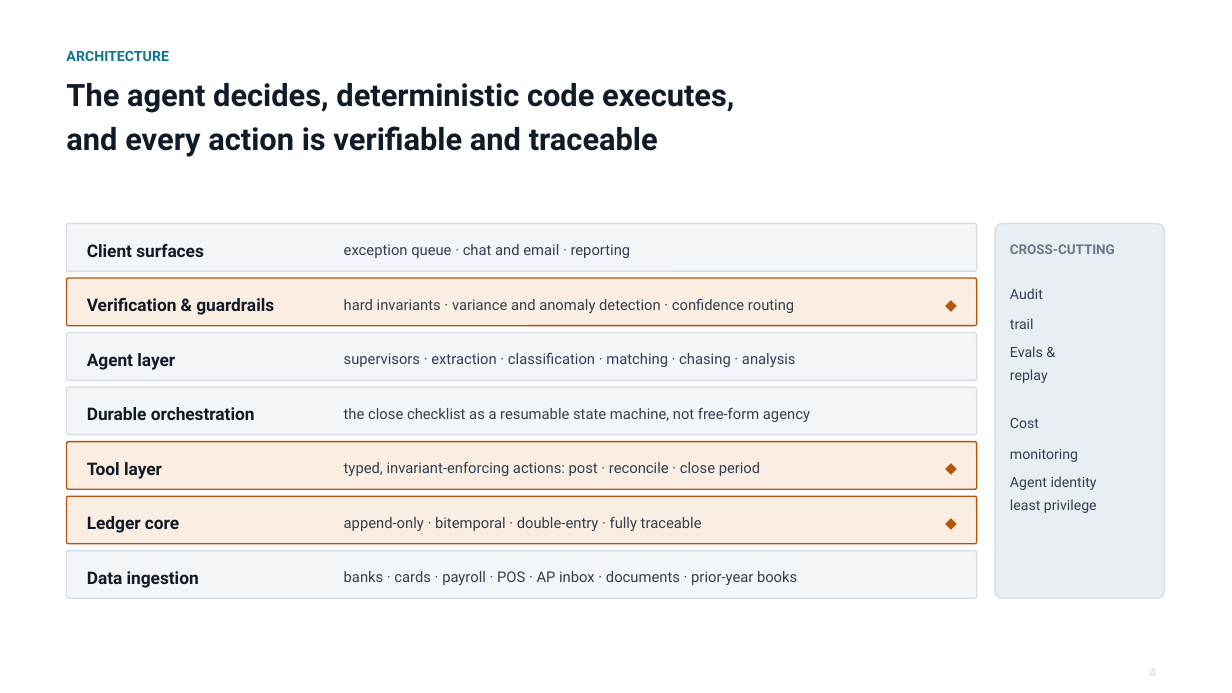
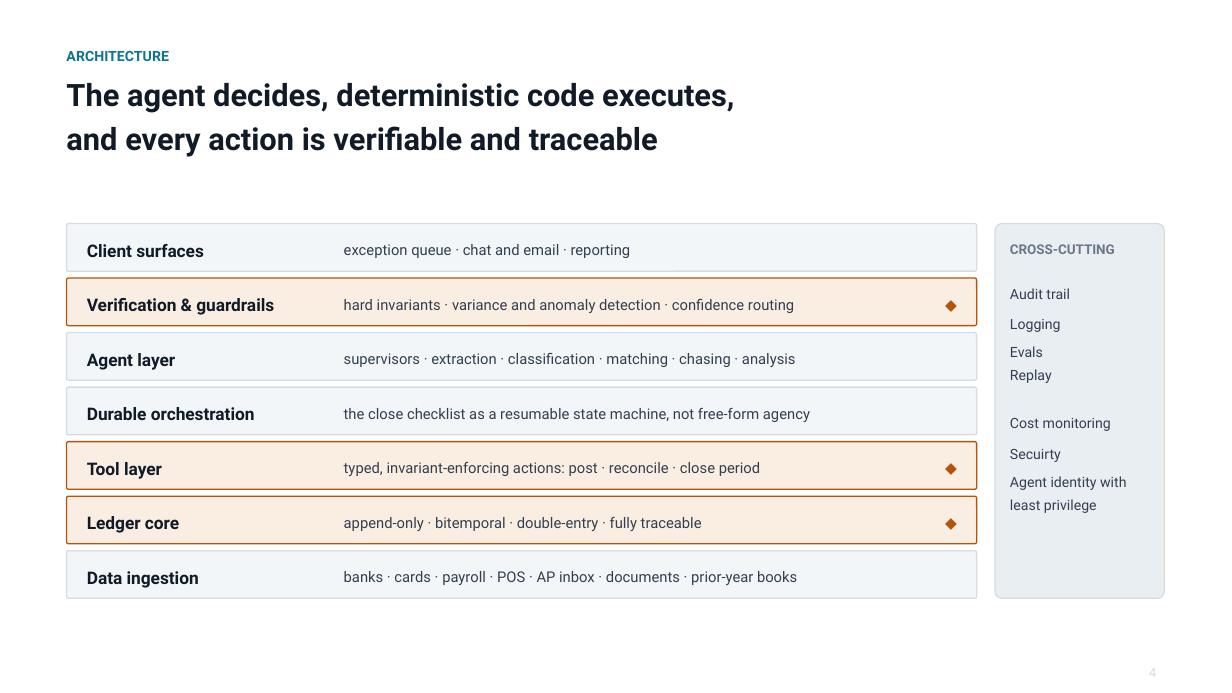
Before and after one commit to cllu/aimi-accounting-software-proposal, a slide deck: slide 5 of agent-native-accounting-deck.pptx. Drawn at 1232x693 pixels with LibreOffice and Linux fonts; fonts in the diff are those of the drawing. Boxes give left, top, right and bottom in pixels: in the first picture for what was removed or moved away, otherwise in the second. Text is boxed around its words. In the diff, an @@ line names an element or a change of style, - is before the commit and + after.

```diff
--- a/agent-native-accounting-deck.pptx
+++ b/agent-native-accounting-deck.pptx
@@ text at <box>1010,288,1070,332</box>: text changed @@
-Audit
-trail
+Audit trail
+Logging
@@ text at <box>1010,346,1052,383</box>: text changed @@
-Evals &
-replay
+Evals
+Replay
@@ text at <box>1010,418,1111,462</box>: text changed @@
-Cost
-monitoring
+Cost monitoring
+Secuirty
@@ text at <box>1010,476,1126,513</box>: text changed @@
-Agent identity
-least privilege
+Agent identity with
+least privilege
```
Also in this commit, not shown: 7 other slides changed, 1 other file.
